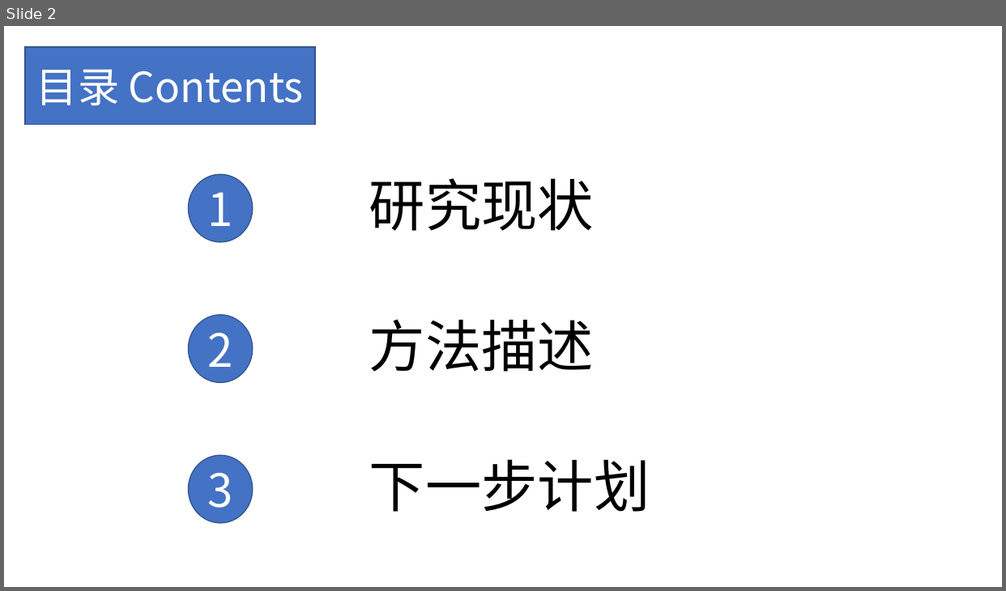
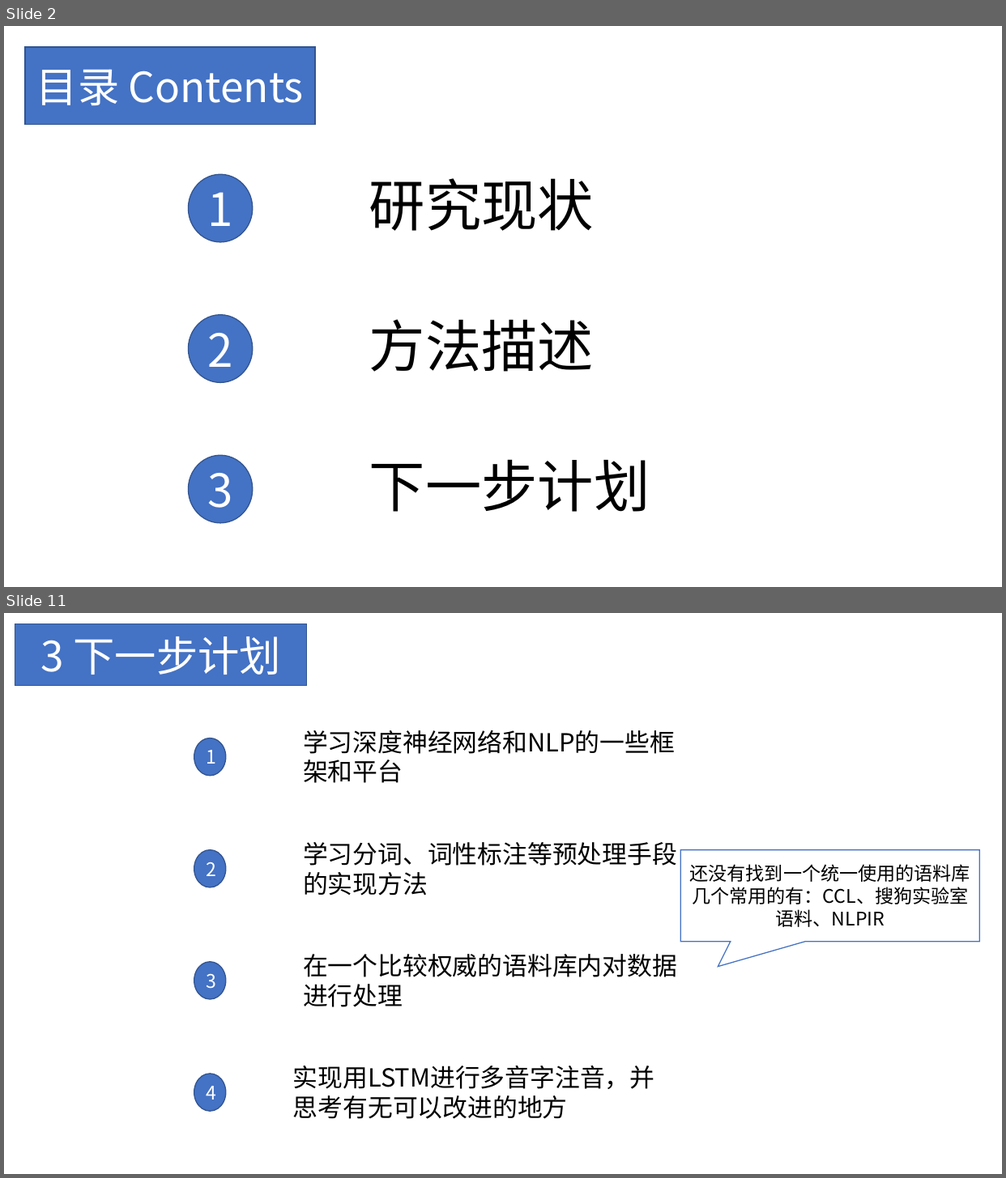
Before and after one commit to hjzin/PolyphoneDisambiguation, a slide deck: presentations/问题理解.pptx. Shown one above the other, each under a label of ours: slide 2 before the commit, slides 2 and 11 after it; the slides between them are not shown. The pictures are 1006x591 and 1006x1178 pixels, drawn with LibreOffice and Linux fonts; fonts in the diff are those of the drawing. Boxes give left, top, right and bottom in pixels: in the first picture for what was removed or moved away, otherwise in the second. Text is boxed around its words. In the diff, an @@ line names an element or a change of style, - is before the commit and + after.

```diff
--- a/presentations/问题理解.pptx
+++ b/presentations/问题理解.pptx
@@ slide 11 added at <box>4,613,1002,1174</box>, background #FFFFFF @@
@@ rectangle added at <box>15,624,307,686</box>, fill #4472C4, outline #325491 1 pt, 40 pt, text #FFFFFF @@
+3 下一步计划
@@ text added at <box>303,730,675,754</box>, 24 pt, text #000000 @@
+学习深度神经网络和NLP的一些框架和平台
@@ ellipse added at <box>194,738,226,776</box>, fill #4472C4, outline #325491 1 pt, 18 pt, text #FFFFFF @@
+1
@@ ellipse added at <box>194,850,226,888</box>, fill #4472C4, outline #325491 1 pt, 18 pt, text #FFFFFF @@
+2
@@ text added at <box>303,842,677,896</box>, 24 pt, text #000000 @@
+学习分词、词性标注等预处理手段的实现方法
@@ speech box added at <box>681,850,979,942</box>, fill #FFFFFF, outline #4472C4 1 pt, 18 pt, text #000000 @@
+还没有找到一个统一使用的语料库
+几个常用的有：CCL、搜狗实验室语料、NLPIR
@@ ellipse added at <box>194,962,226,999</box>, fill #4472C4, outline #325491 1 pt, 18 pt, text #FFFFFF @@
+3
@@ text added at <box>303,954,677,1007</box>, 24 pt, text #000000 @@
+在一个比较权威的语料库内对数据进行处理
@@ ellipse added at <box>194,1074,226,1112</box>, fill #4472C4, outline #325491 1 pt, 18 pt, text #FFFFFF @@
+4
@@ text added at <box>293,1066,655,1119</box>, 24 pt, text #000000 @@
+实现用LSTM进行多音字注音，并思考有无可以改进的地方
```
Also in this commit, not shown: 1 slide changed, 9 other slides added, 1 slide removed.
